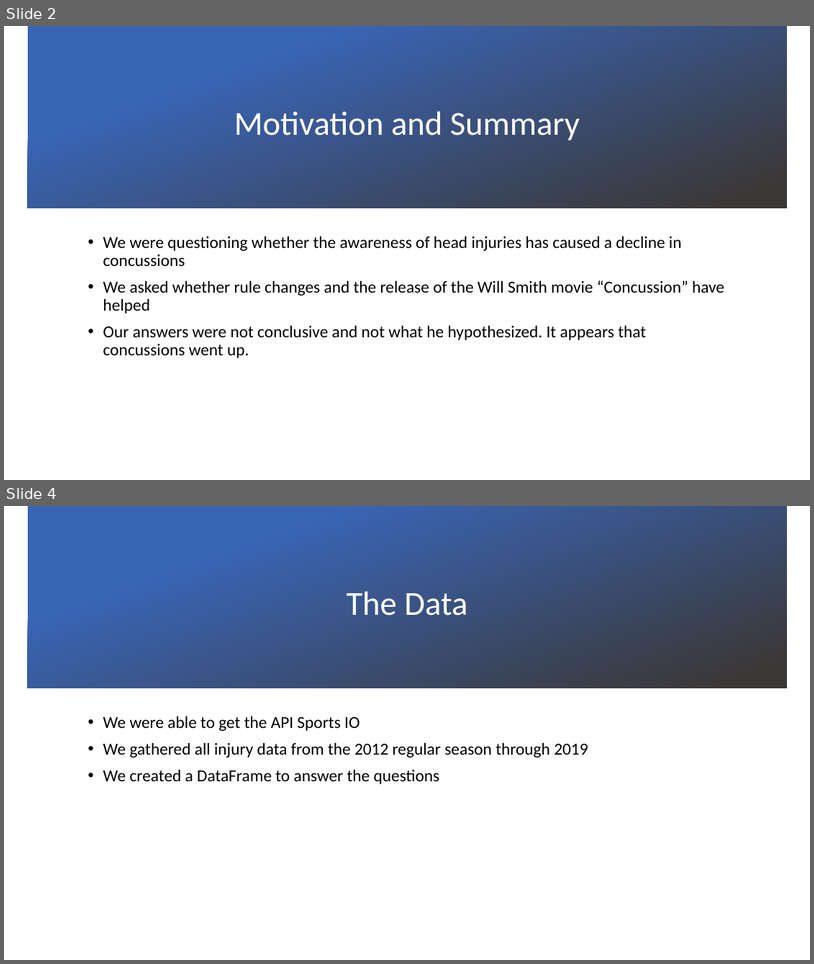
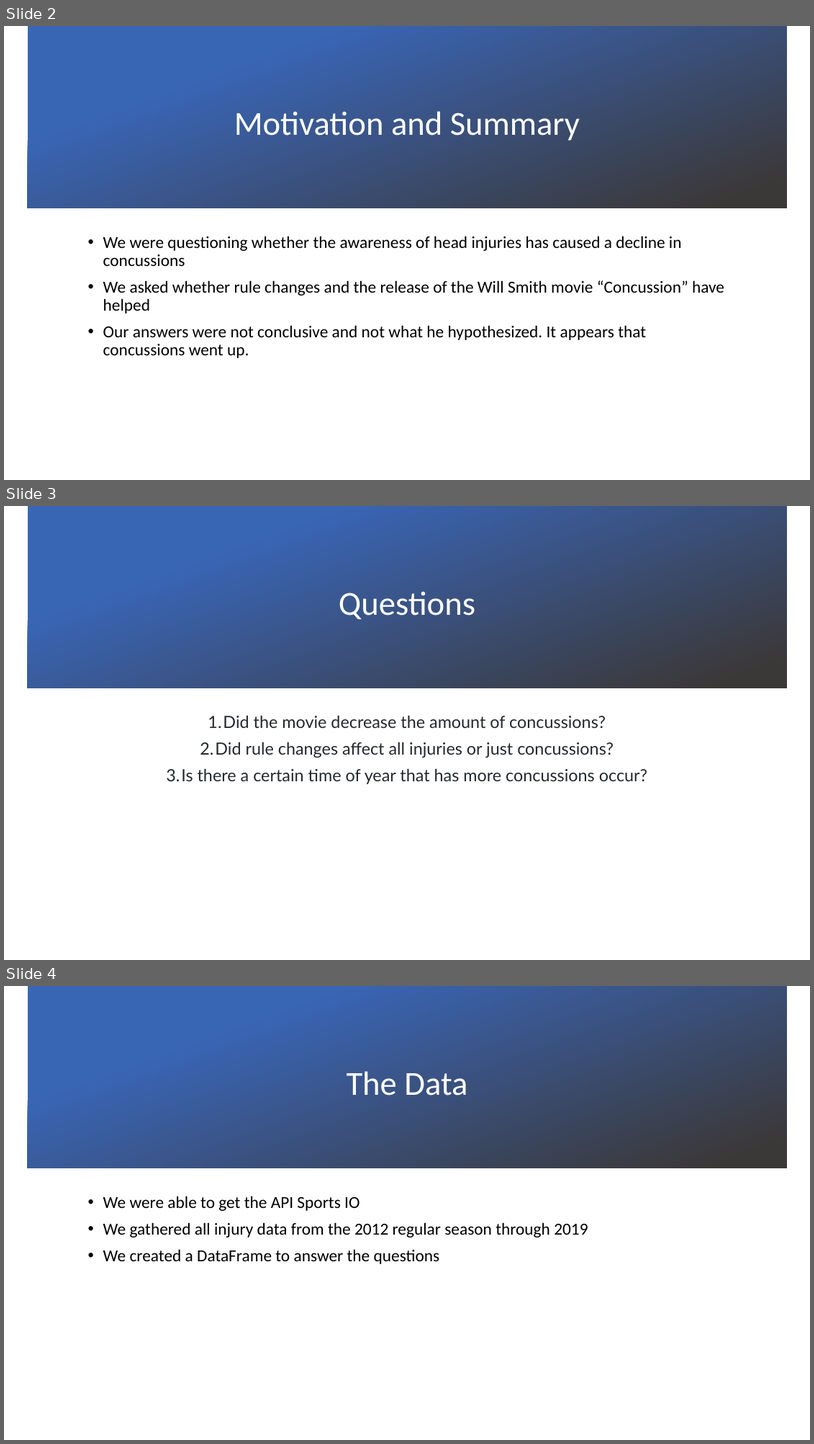
Before and after one commit to trippy64/ConcussionGroupA, a slide deck: Concussions in the NFL.pptx. Shown one above the other, each under a label of ours: slides 2 and 4 before the commit, slides 2, 3 and 4 after it; the slides between them are not shown. The pictures are 814x964 and 814x1444 pixels, drawn with LibreOffice and Linux fonts; fonts in the diff are those of the drawing; background and template pictures are left out. Boxes give left, top, right and bottom in pixels: in the first picture for what was removed or moved away, otherwise in the second. Text is boxed around its words. In the diff, an @@ line names an element or a change of style, - is before the commit and + after.

```diff
--- a/Concussions in the NFL.pptx
+++ b/Concussions in the NFL.pptx
@@ slide 3 added at [4, 506, 810, 960], background picture (left out) @@
@@ rectangle added at [28, 506, 787, 688], fill gradient #3965B5 to #3B3838 @@
@@ title added at [339, 592, 476, 619], 40 pt, text #FFFFFF @@
+Questions
@@ text added at [166, 715, 648, 784], 20 pt, text #24292E @@
+1. Did the movie decrease the amount of concussions?
+2. Did rule changes affect all injuries or just concussions?
+3. Is there a certain time of year that has more concussions occur?
```
Also in this commit, not shown: 2 slides changed, 2 other slides added, 2 other files.
